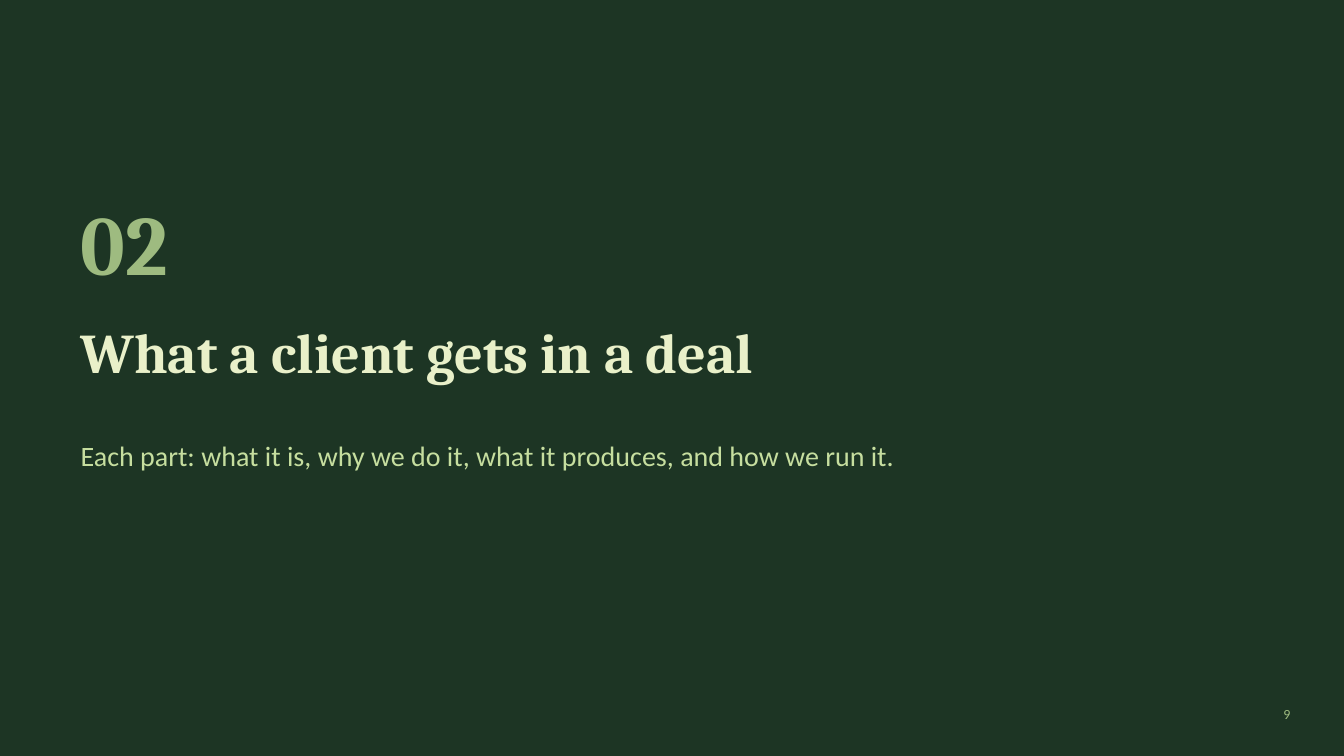
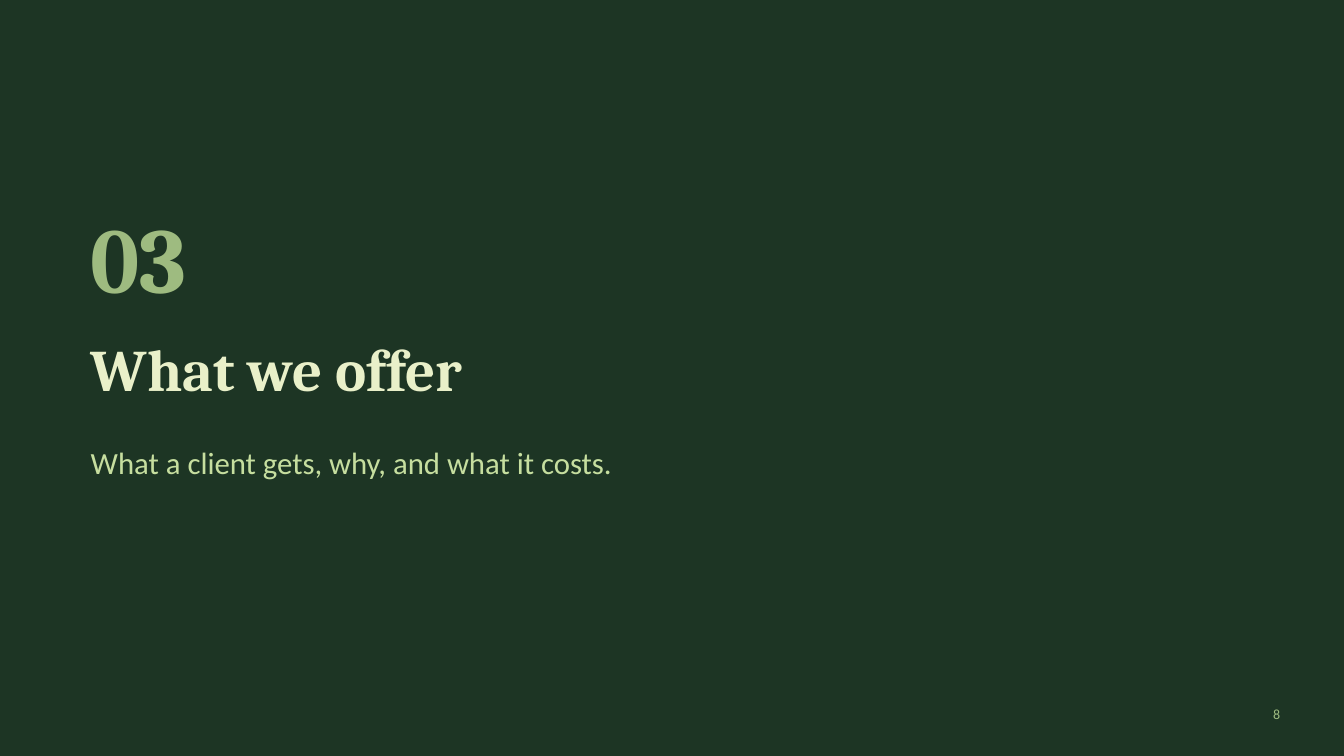
Before and after one commit to extolaffiliates/sales, a slide deck: slide 8 of decks/david-samuel/Extol-x-David-Samuel-Advisory-Briefing.pptx (slide 9 before the commit). Drawn at 1344x756 pixels with LibreOffice and Linux fonts; fonts in the diff are those of the drawing. Boxes give left, top, right and bottom in pixels: in the first picture for what was removed or moved away, otherwise in the second. Text is boxed around its words. In the diff, an @@ line names an element or a change of style, - is before the commit and + after.

```diff
--- a/decks/david-samuel/Extol-x-David-Samuel-Advisory-Briefing.pptx
+++ b/decks/david-samuel/Extol-x-David-Samuel-Advisory-Briefing.pptx
@@ text removed at (81,218,168,276) @@
-02
@@ text added at (91,230,187,294), 66 pt, text #9EBB80, bold @@
+03
@@ title at (91,349,462,392): text changed; size 40 to 42 pt @@
-What a client gets in a deal
+What we offer
@@ text removed at (81,446,894,471) @@
-Each part: what it is, why we do it, what it produces, and how we run it.
@@ text added at (91,452,612,480), 22 pt, text #C6DE9F @@
+What a client gets, why, and what it costs.
@@ page number added at (1273,709,1280,719), 10 pt, text #9EBB80 @@
+8
@@ page number removed at (1283,710,1290,719) @@
-9
```
Also in this commit, not shown: 5 other slides changed, 12 slides added, 17 slides removed, 7 other files.
